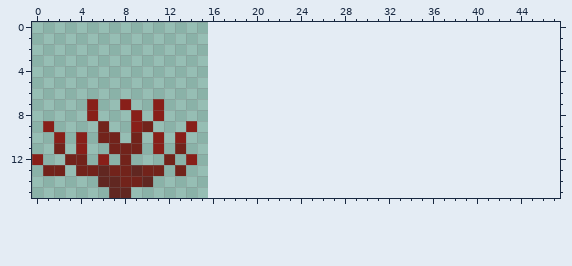
Two versions of one pixel-art file, assets/coralC.aseprite. The picture above is the old version.
16x16 pixels, 1 frame. The old version is drawn lined up with the new one, on the new canvas.
Now the later version:
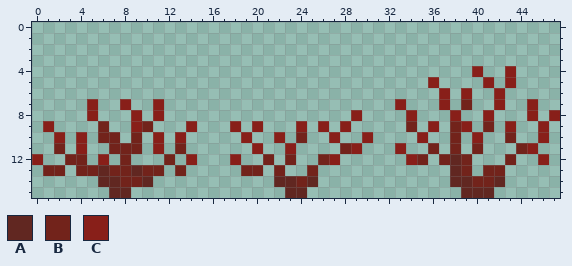
Palette (. is transparent): A #612721  B #72231b  C #881f19
Difference:
canvas 16x16 -> 48x16
y 4: x 40 . -> C; x 43 . -> C
y 5: x 36 . -> C; x 41 . -> C; x 43 . -> C
y 6: x 37 . -> C; x 39 . -> C; x 42 . -> C
y 7: x 33 . -> C; x 37 . -> C; x 39 . -> B; x 42 . -> C; x 45 . -> C
y 8: x 29 . -> C; x 34 . -> C; x 38 . -> C; x 41 . -> C; x 45 . -> C; x 47 . -> C
y 9: x 18 . -> C; x 20 . -> C; x 24 . -> C; x 26 . -> C; x 28 . -> C; x 34 . -> B; x 36 . -> C; x 38..39 .. -> BC; x 41 . -> B; x 43 . -> C; x 46 . -> C
y 10: x 19 . -> C; x 22 . -> C; x 24 . -> B; x 27 . -> C; x 30 . -> C; x 35 . -> C; x 38 . -> B; x 40 . -> C; x 43 . -> B; x 46 . -> C
y 11: x 20 . -> C; x 23 . -> C; x 28..29 .. -> BC; x 33 . -> C; x 36 . -> B; x 38 . -> B; x 40 . -> B; x 44..45 .. -> BC
y 12: x 18 . -> C; x 21 . -> B; x 23 . -> B; x 26..27 .. -> BC; x 34..35 .. -> CB; x 37..39 ... -> BAB; x 43 . -> B; x 46 . -> C
y 13: x 19..20 .. -> BB; x 22 . -> B; x 25 . -> B; x 38..39 .. -> AB; x 41..42 .. -> BB
y 14: x 22..25 .... -> AABA; x 38..42 ..... -> AABBA
y 15: x 23..24 .. -> AA; x 39..41 ... -> AAA
